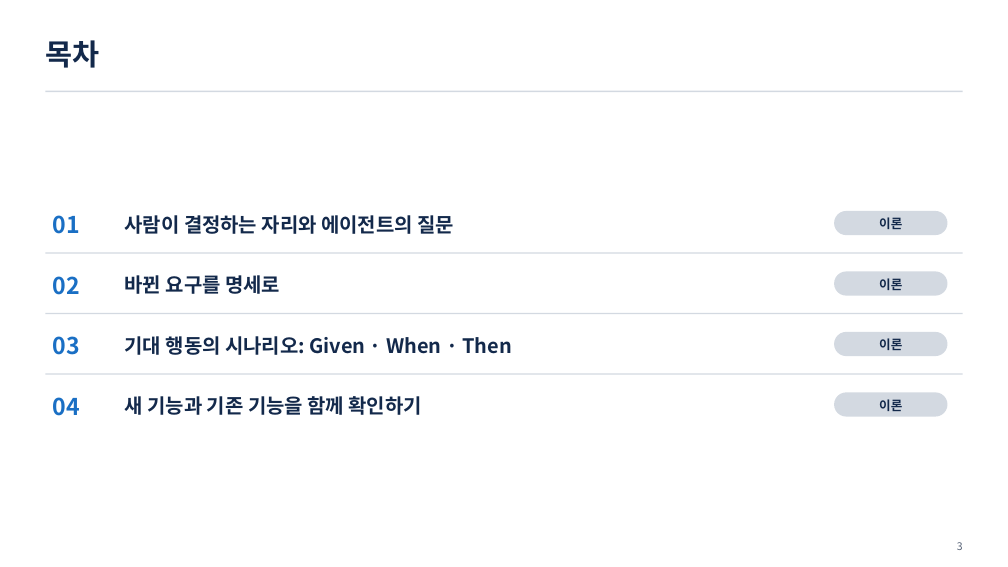
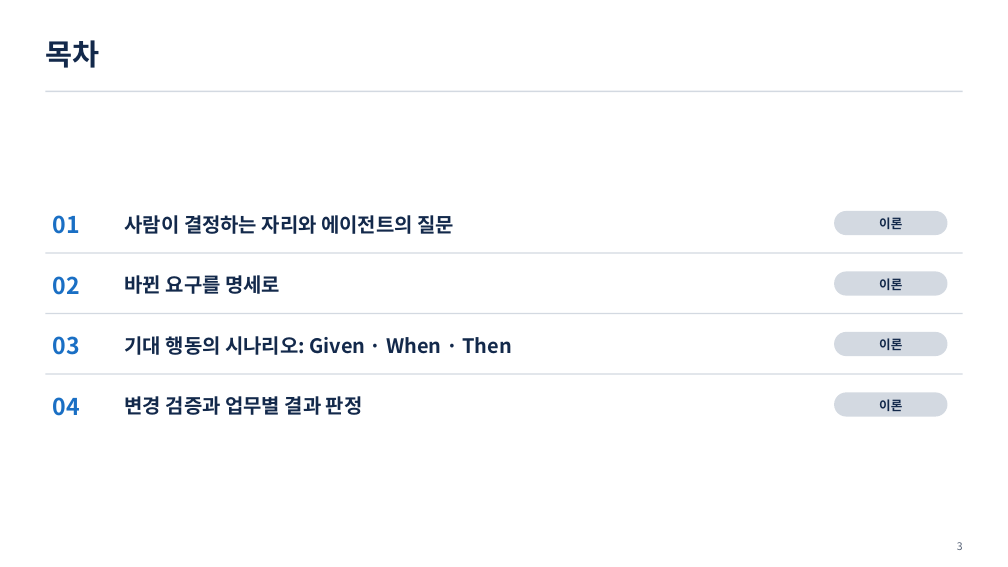
Before and after one commit to uengine-oss/hyd-iot-edu, a slide deck: slide 3 of workspace/강의제작/산출물/통합반/이론_오프라인/07회차/통합반_오프라인_07회차.pptx. Drawn at 1008x567 pixels with LibreOffice and Linux fonts; fonts in the diff are those of the drawing. Boxes give left, top, right and bottom in pixels: in the first picture for what was removed or moved away, otherwise in the second. Text is boxed around its words. In the diff, an @@ line names an element or a change of style, - is before the commit and + after.

```diff
--- a/workspace/강의제작/산출물/통합반/이론_오프라인/07회차/통합반_오프라인_07회차.pptx
+++ b/workspace/강의제작/산출물/통합반/이론_오프라인/07회차/통합반_오프라인_07회차.pptx
@@ text at [125,396,363,415]: text changed @@
-새 기능과 기존 기능을 함께 확인하기
+변경 검증과 업무별 결과 판정
```
Also in this commit, not shown: 5 other slides changed, 3 slides added, 3 slides removed, 11 other files.
